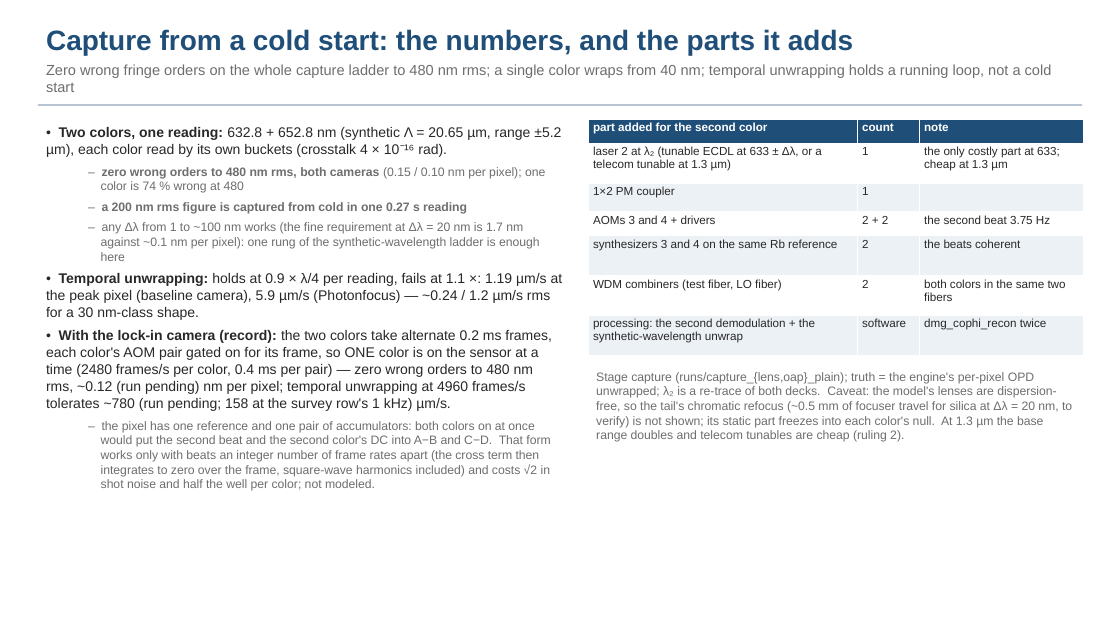
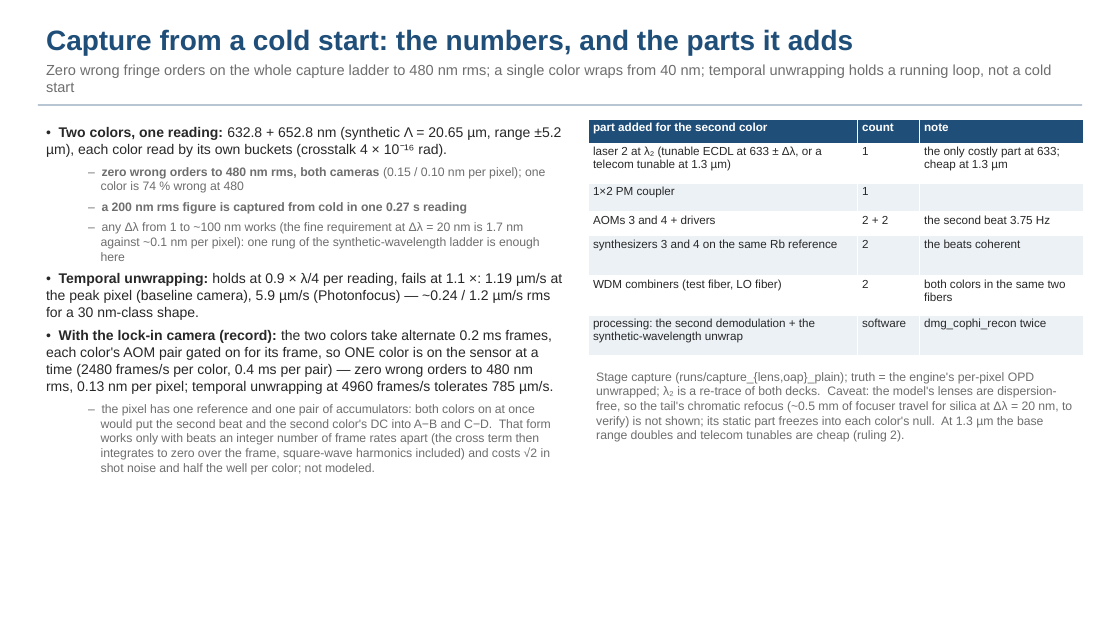
Before and after one commit to nasa-jpl/macos, a slide deck: slide 18 of demo_session/deck_cophi.pptx. Drawn at 1120x630 pixels with LibreOffice and Linux fonts; fonts in the diff are those of the drawing. Boxes give left, top, right and bottom in pixels: in the first picture for what was removed or moved away, otherwise in the second. Text is boxed around its words. In the diff, an @@ line names an element or a change of style, - is before the commit and + after.

```diff
--- a/demo_session/deck_cophi.pptx
+++ b/demo_session/deck_cophi.pptx
@@ text at bbox=[46, 330, 553, 394]: text changed @@
-• With the lock-in camera (record): the two colors take alternate 0.2 ms frames, each color's AOM pair gated on for its frame, so ONE color is on the sensor at a time (2480 frames/s per color, 0.4 ms per pair) — zero wrong orders to 480 nm rms, ~0.12 (run pending) nm per pixel; temporal unwrapping at 4960 frames/s tolerates ~780 (run pending; 158 at the survey row's 1 kHz) µm/s.
+• With the lock-in camera (record): the two colors take alternate 0.2 ms frames, each color's AOM pair gated on for its frame, so ONE color is on the sensor at a time (2480 frames/s per color, 0.4 ms per pair) — zero wrong orders to 480 nm rms, 0.13 nm per pixel; temporal unwrapping at 4960 frames/s tolerates 785 µm/s.
```
Also in this commit, not shown: 11 other slides changed, 4 other files.
